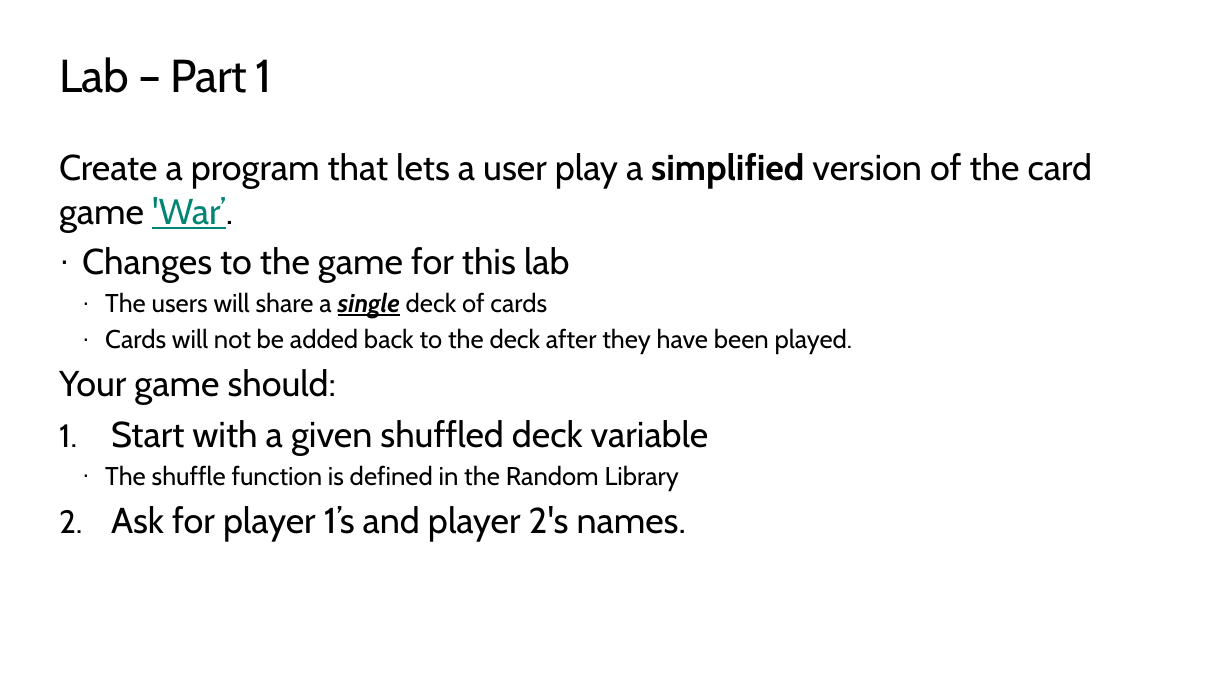
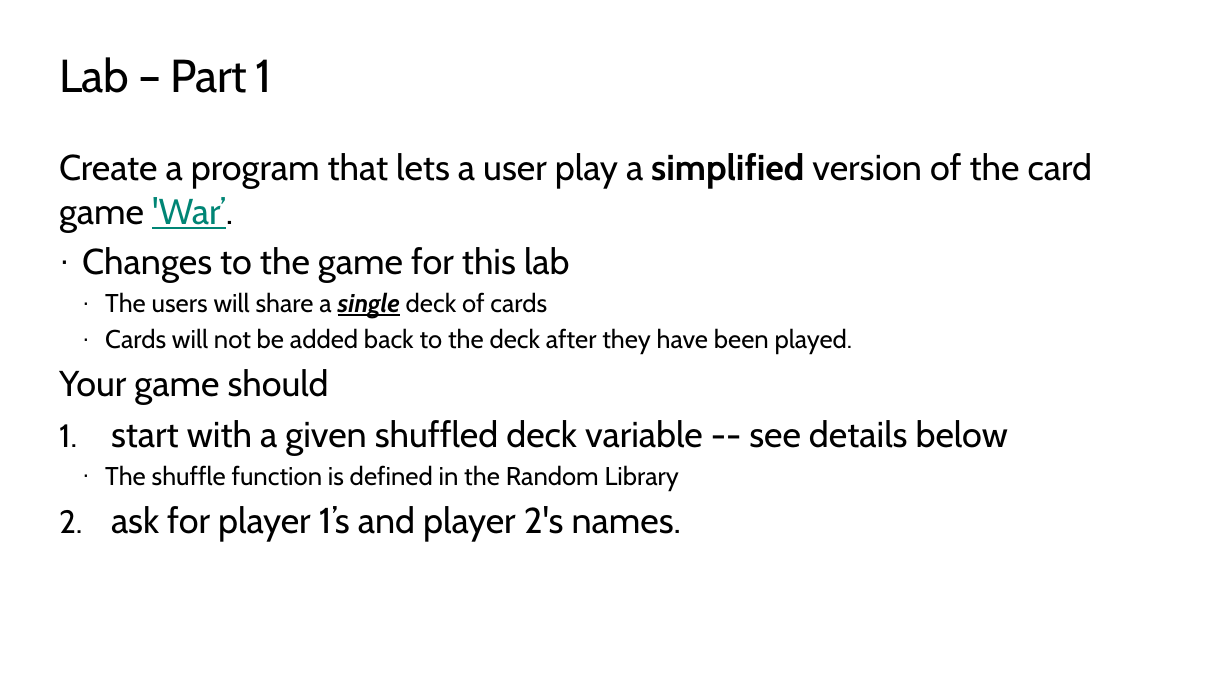
Before and after one commit to TEALSK12/2nd-semester-introduction-to-computer-science, a slide deck: slide 12 of units/3_unit/slidedecks/Intro Python 3.03 TEALS.pptx. Drawn at 1232x693 pixels with LibreOffice and Linux fonts; fonts in the diff are those of the drawing; background and template pictures are left out. Boxes give left, top, right and bottom in pixels: in the first picture for what was removed or moved away, otherwise in the second. Text is boxed around its words. In the diff, an @@ line names an element or a change of style, - is before the commit and + after.

```diff
--- a/units/3_unit/slidedecks/Intro Python 3.03 TEALS.pptx
+++ b/units/3_unit/slidedecks/Intro Python 3.03 TEALS.pptx
@@ text at <box>59,369,1008,455</box>: text changed @@
-Your game should:
-1. Start with a given shuffled deck variable
+Your game should
+1. start with a given shuffled deck variable -- see details below
@@ text at <box>111,506,681,542</box>: text changed @@
-2. Ask for player 1’s and player 2's names.
+2. ask for player 1’s and player 2's names.
```
Also in this commit, not shown: 10 other slides changed, 18 other files.
